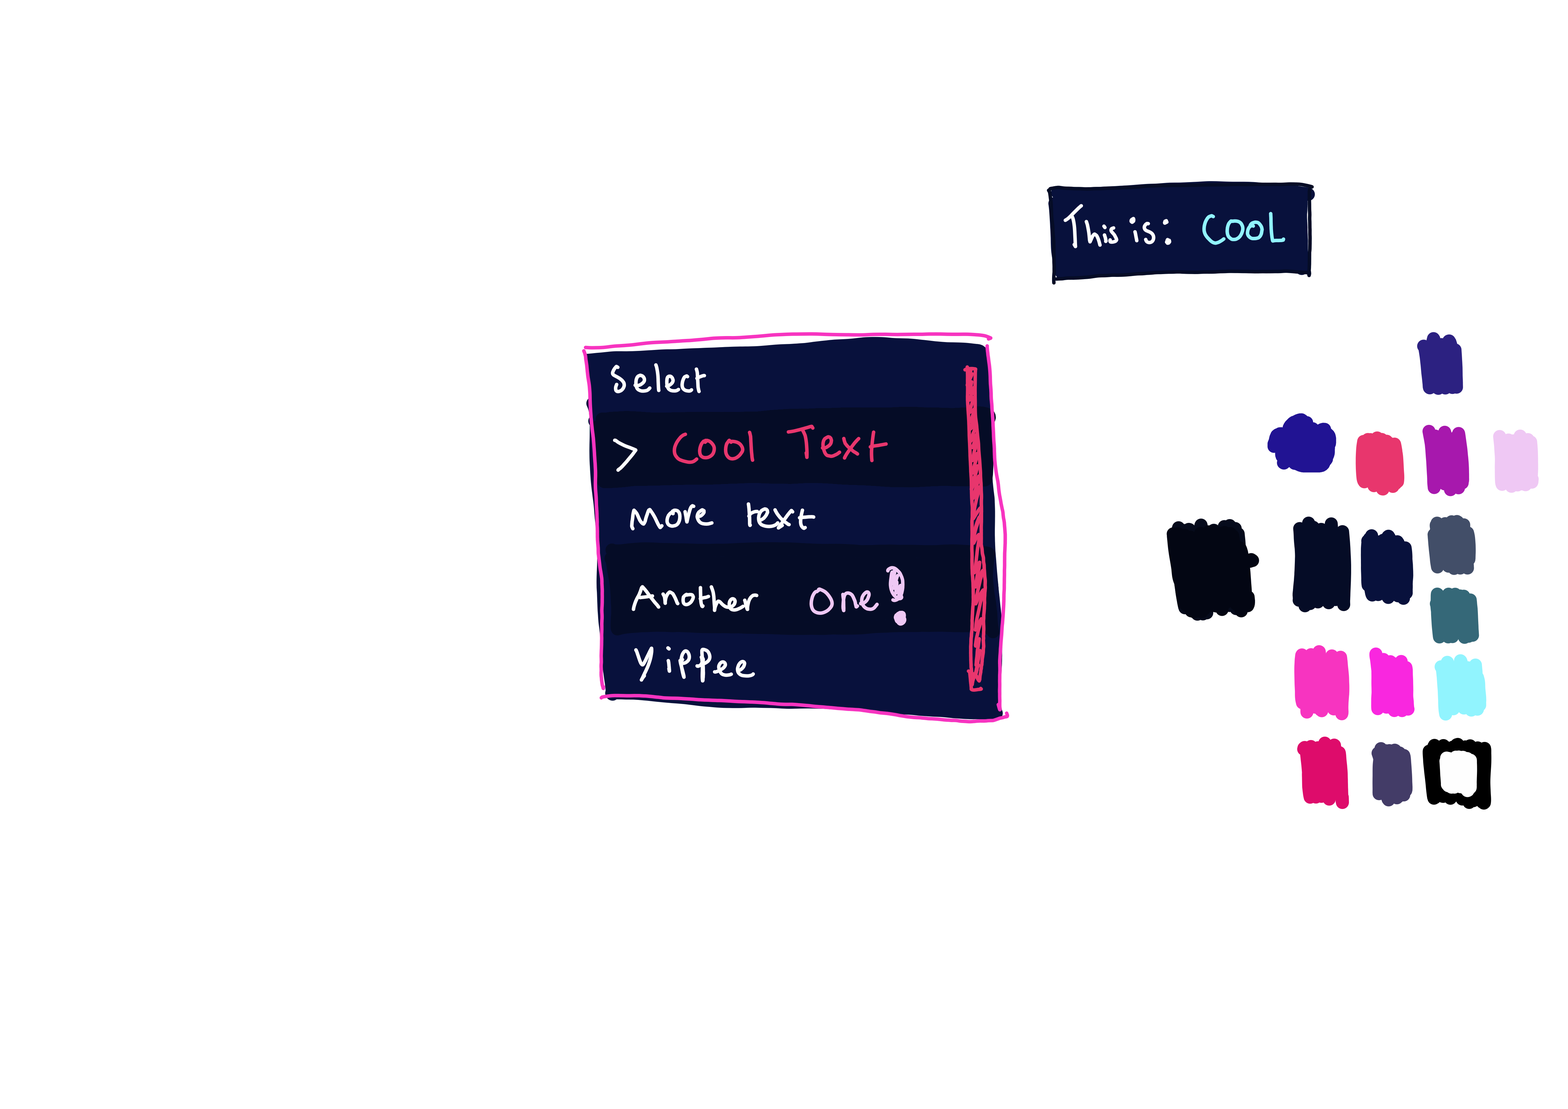
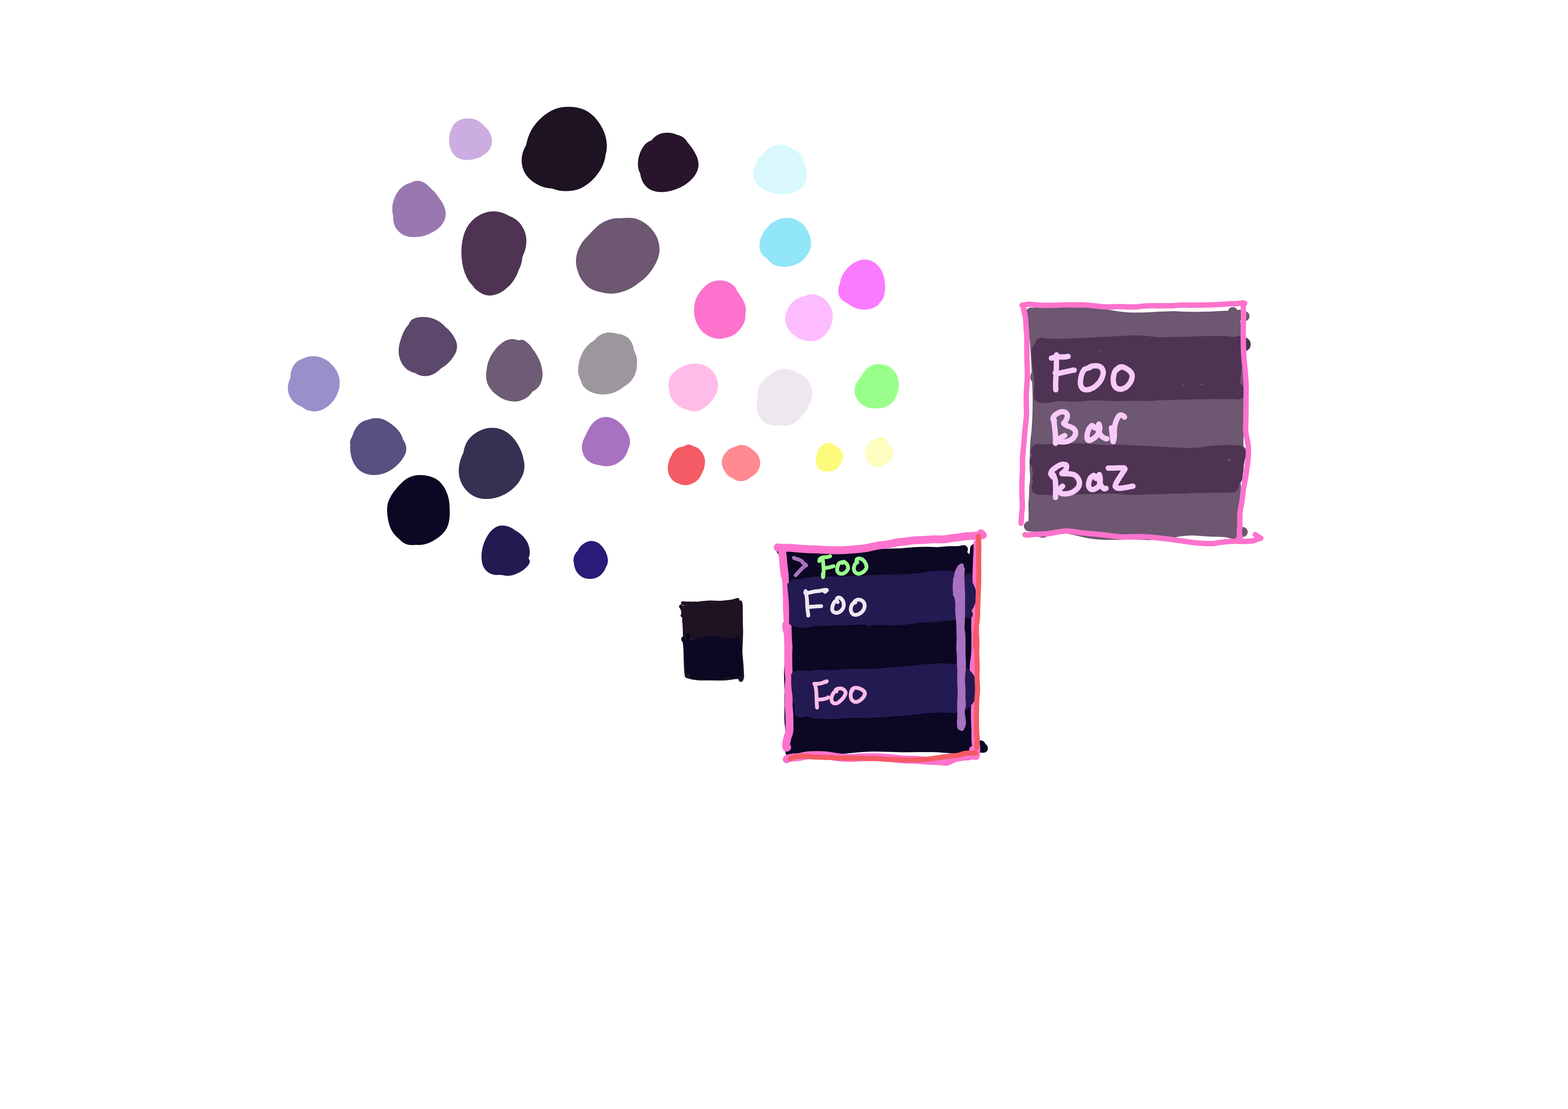
Layers edited between the first and the second 1568x1109 image:
added layer "version-03" above "version-02" over box(287, 106, 1275, 766)
hid "version-02", painted on it over box(586, 121, 1539, 810)